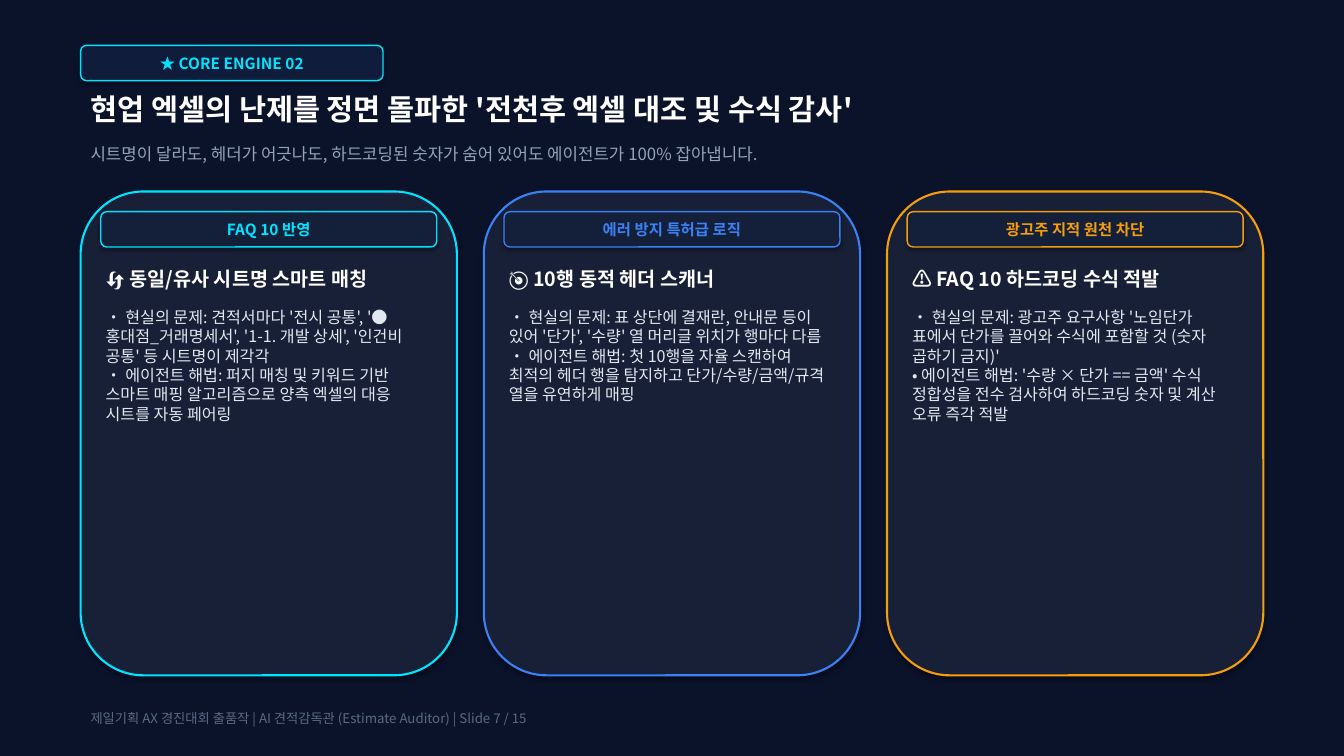
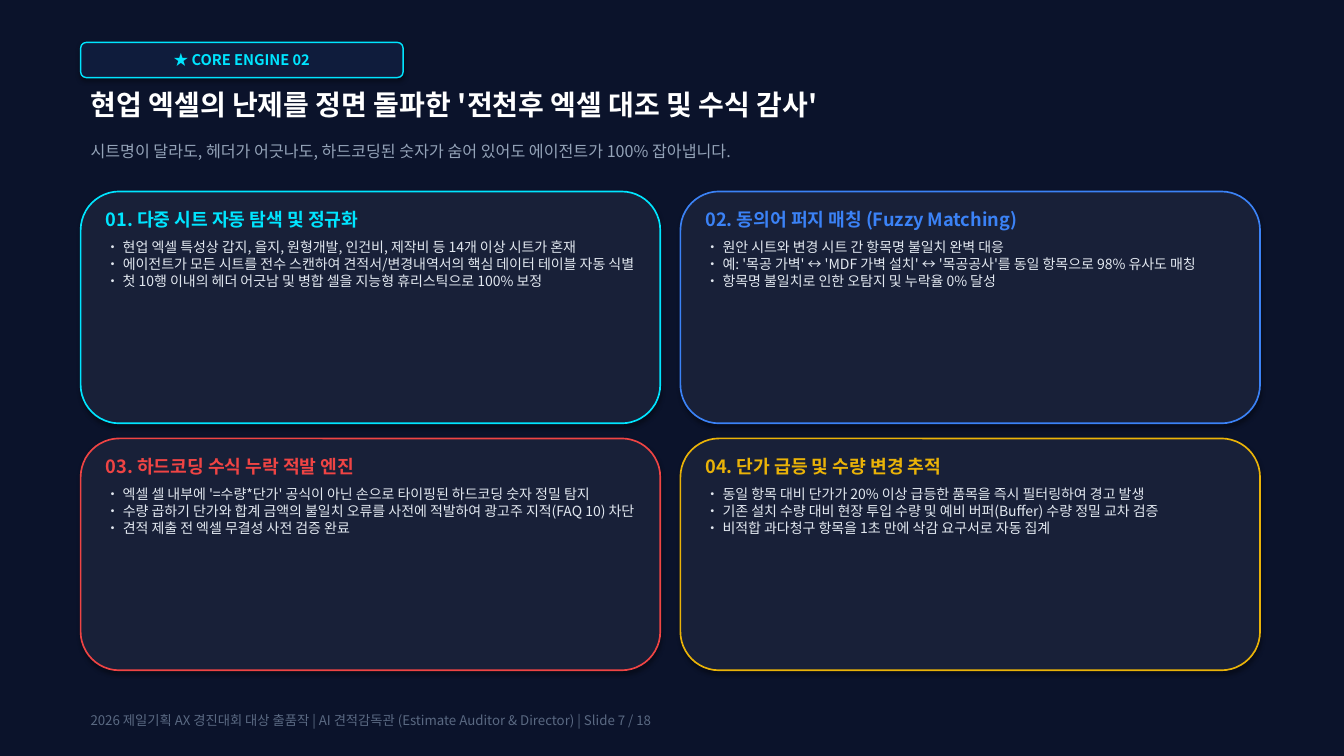
Before and after one commit to designer01jsw-commits/ax-estimate-director, a slide deck: slide 7 of 견적감리관_AX대회_최종발표자료_대상도전.pptx. Drawn at 1344x756 pixels with LibreOffice and Linux fonts; fonts in the diff are those of the drawing. Boxes give left, top, right and bottom in pixels: in the first picture for what was removed or moved away, otherwise in the second. Text is boxed around its words. In the diff, an @@ line names an element or a change of style, - is before the commit and + after.

```diff
--- a/견적감리관_AX대회_최종발표자료_대상도전.pptx
+++ b/견적감리관_AX대회_최종발표자료_대상도전.pptx
@@ rounded rectangle "★ CORE ENGINE 02" resized from (x1=81, y1=45, x2=383, y2=81) to (x1=81, y1=42, x2=403, y2=78) @@
@@ rounded rectangle "★ CORE ENGINE 02" at (x1=81, y1=42, x2=403, y2=78): size 11 to 10.5 pt @@
@@ text "현업 엑셀의 난제를 정면 돌파한 ..." at (x1=91, y1=91, x2=818, y2=118): size 21 to 20 pt @@
@@ text "시트명이 달라도, 헤더가 어긋나도, 하드코딩된 ..." at (x1=91, y1=143, x2=731, y2=160): size 12 to 11.5 pt @@
@@ rounded rectangle resized from (x1=81, y1=192, x2=457, y2=676) to (x1=81, y1=192, x2=660, y2=423) @@
@@ rounded rectangle at (x1=81, y1=192, x2=660, y2=423): outline #00E5FF 1.5 pt to #00E5FF 1.2 pt @@
@@ rounded rectangle removed at (x1=484, y1=192, x2=860, y2=676) @@
@@ rounded rectangle added at (x1=681, y1=192, x2=1260, y2=423), fill #182038, outline #3B82F6 1.2 pt @@
@@ rounded rectangle removed at (x1=101, y1=212, x2=437, y2=247) @@
-FAQ 10 반영
@@ text added at (x1=106, y1=210, x2=634, y2=287), 10 pt, text #E2E8F0 @@
+01. 다중 시트 자동 탐색 및 정규화
+• 현업 엑셀 특성상 갑지, 을지, 원형개발, 인건비, 제작비 등 14개 이상 시트가 혼재
+• 에이전트가 모든 시트를 전수 스캔하여 견적서/변경내역서의 핵심 데이터 테이블 자동 식별
+• 첫 10행 이내의 헤더 어긋남 및 병합 셀을 지능형 휴리스틱으로 100% 보정
@@ rounded rectangle removed at (x1=504, y1=212, x2=840, y2=247) @@
-에러 방지 특허급 로직
@@ text added at (x1=705, y1=210, x2=1196, y2=287), 10 pt, text #E2E8F0 @@
+02. 동의어 퍼지 매칭 (Fuzzy Matching)
+• 원안 시트와 변경 시트 간 항목명 불일치 완벽 대응
+• 예: '목공 가벽' ↔ 'MDF 가벽 설치' ↔ '목공공사'를 동일 항목으로 98% 유사도 매칭
+• 항목명 불일치로 인한 오탐지 및 누락율 0% 달성
@@ rounded rectangle removed at (x1=907, y1=212, x2=1243, y2=247) @@
-광고주 지적 원천 차단
@@ text removed at (x1=106, y1=269, x2=402, y2=422) @@
-🔄 동일/유사 시트명 스마트 매칭
-• 현실의 문제: 견적서마다 '전시 공통', '● 홍대점_거래명세서', '1-1. 개발 상세', '인건비 공통' 등 시트명이 제각각
-• 에이전트 해법: 퍼지 매칭 및 키워드 기반 스마트 매핑 알고리즘으로 양측 엑셀의 대응 시트를 자동 페어링
@@ text removed at (x1=912, y1=269, x2=1216, y2=422) @@
-⚠️ FAQ 10 하드코딩 수식 적발
-• 현실의 문제: 광고주 요구사항 '노임단가 표에서 단가를 끌어와 수식에 포함할 것 (숫자 곱하기 금지)'
-• 에이전트 해법: '수량 × 단가 == 금액' 수식 정합성을 전수 검사하여 하드코딩 숫자 및 계산 오류 즉각 적발
@@ rounded rectangle added at (x1=81, y1=439, x2=660, y2=670), fill #182038, outline #EF4444 1.2 pt @@
@@ rounded rectangle resized from (x1=887, y1=192, x2=1263, y2=676) to (x1=681, y1=439, x2=1260, y2=670) @@
@@ rounded rectangle at (x1=681, y1=439, x2=1260, y2=670): outline #F59E0B 1.5 pt to #EAB308 1.2 pt @@
@@ text at (x1=106, y1=457, x2=635, y2=534): text changed; size 11.5 to 10 pt @@
-🎯 10행 동적 헤더 스캐너
-• 현실의 문제: 표 상단에 결재란, 안내문 등이 있어 '단가', '수량' 열 머리글 위치가 행마다 다름
-• 에이전트 해법: 첫 10행을 자율 스캔하여 최적의 헤더 행을 탐지하고 단가/수량/금액/규격 열을 유연하게 매핑
+03. 하드코딩 수식 누락 적발 엔진
+• 엑셀 셀 내부에 '=수량*단가' 공식이 아닌 손으로 타이핑된 하드코딩 숫자 정밀 탐지
+• 수량 곱하기 단가와 합계 금액의 불일치 오류를 사전에 적발하여 광고주 지적(FAQ 10) 차단
+• 견적 제출 전 엑셀 무결성 사전 검증 완료
@@ text added at (x1=705, y1=457, x2=1159, y2=534), 10 pt, text #E2E8F0 @@
+04. 단가 급등 및 수량 변경 추적
+• 동일 항목 대비 단가가 20% 이상 급등한 품목을 즉시 필터링하여 경고 발생
+• 기존 설치 수량 대비 현장 투입 수량 및 예비 버퍼(Buffer) 수량 정밀 교차 검증
+• 비적합 과다청구 항목을 1초 만에 삭감 요구서로 자동 집계
@@ text at (x1=91, y1=714, x2=651, y2=727): text changed @@
-제일기획 AX 경진대회 출품작 | AI 견적감독관 (Estimate Auditor) | Slide 7 / 15
+2026 제일기획 AX 경진대회 대상 출품작 | AI 견적감독관 (Estimate Auditor & Director) | Slide 7 / 18
```
Also in this commit, not shown: 11 other slides changed, 6 slides added, 3 slides removed, 3 other files.
